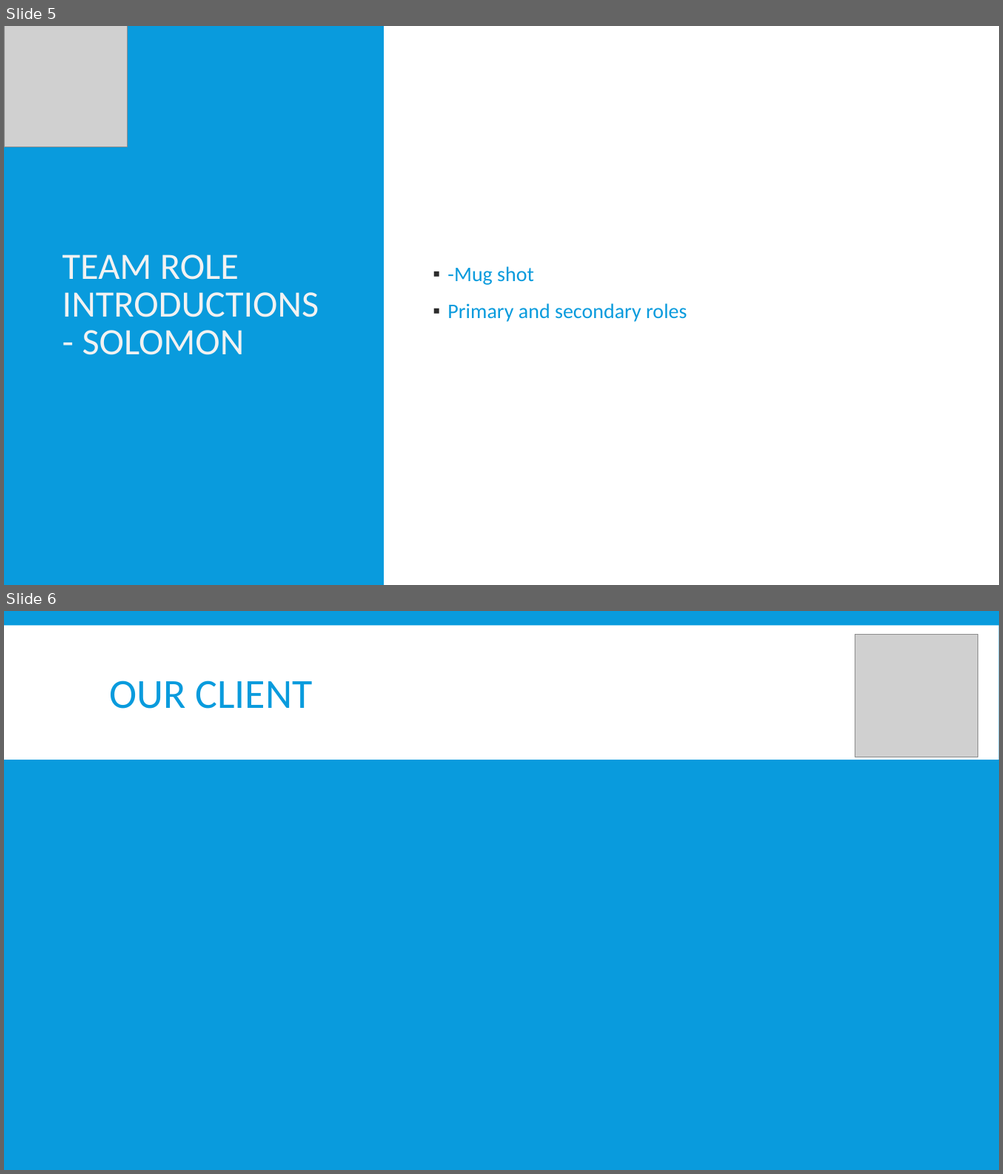
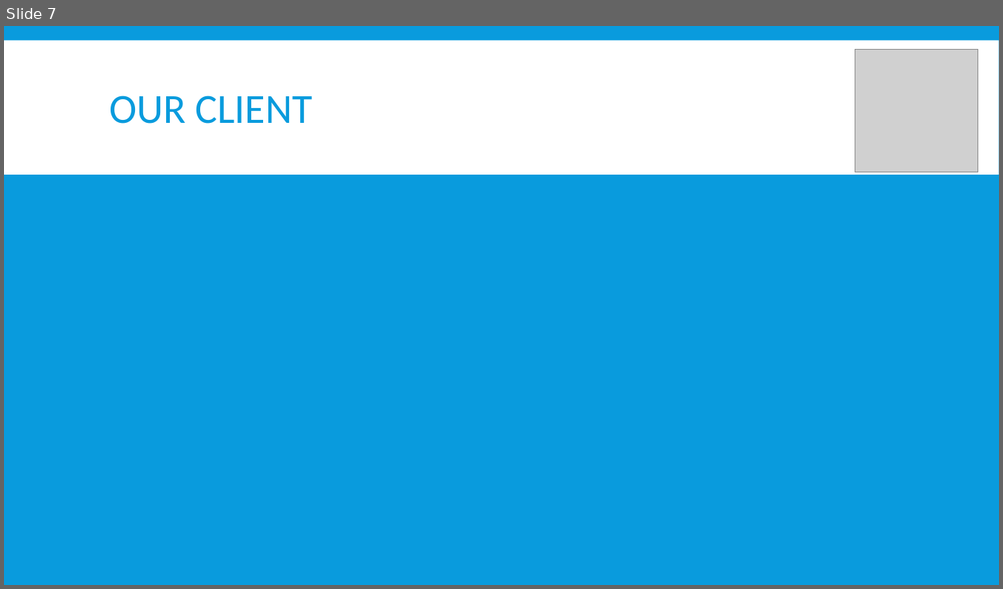
Before and after one commit to bobisapotato/dungeon, a slide deck: Documentation/Team Presentation.pptx. Shown one above the other, each under a label of ours: slides 5 and 6 before the commit, slide 7 after it. The pictures are 1003x1174 and 1003x589 pixels, drawn with LibreOffice and Linux fonts; fonts in the diff are those of the drawing; grey boxes stand for pictures. Boxes give left, top, right and bottom in pixels: in the first picture for what was removed or moved away, otherwise in the second. Text is boxed around its words. In the diff, an @@ line names an element or a change of style, - is before the commit and + after.

```diff
--- a/Documentation/Team Presentation.pptx
+++ b/Documentation/Team Presentation.pptx
@@ slide 5 removed at <box>4,26,999,585</box>, background #FFFFFF @@
@@ rectangle removed at <box>4,40,999,175</box> @@
@@ rectangle removed at <box>4,26,384,585</box> @@
@@ picture removed at <box>4,26,127,147</box> @@
@@ rectangle removed at <box>384,26,999,585</box> @@
@@ title removed at <box>62,255,318,355</box> @@
-TEAM ROLE INTRODUCTIONS
-- SOLOMON
@@ text removed at <box>447,266,686,322</box> @@
-▪ -Mug shot
-▪ Primary and secondary roles
@@ what was slide 6 is now slide 7 @@
```
Also in this commit, not shown: 2 slides changed, 5 slides added, 3 other slides removed, 1 other file.
